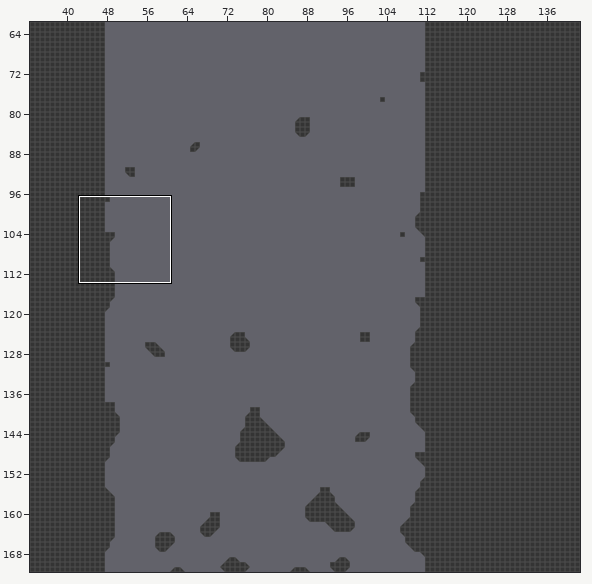
Tiled map, stored at Sky/skyTilemap.tmx. Above: a wide view before the commit, with the close-up outlined.
Close-up. Before the edit:
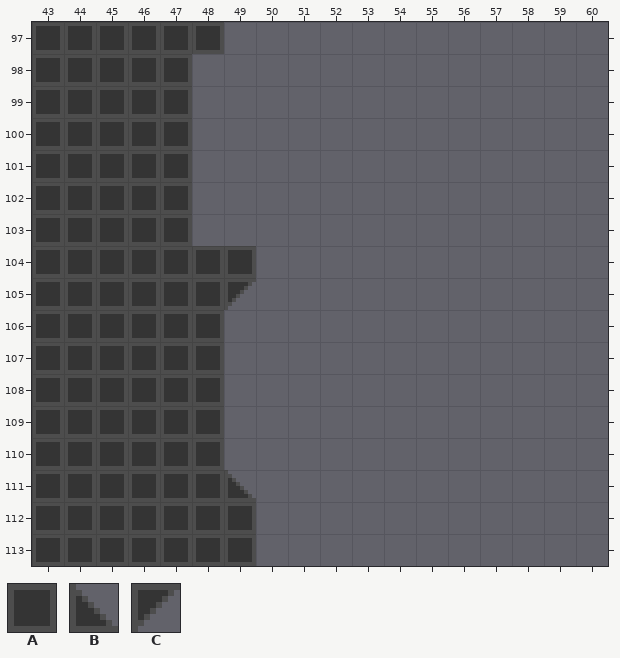
Cells are 8x8 px. Shown: x 43..60, y 97..113. The commit also changed other parts of the map, which this record leaves out.
Key: from "testTileset": A 0, B 3, C 5.
_ is an empty cell.
Layer "Tile Layer 1" before, first column x 43:
 97 AAAAAA____________
 98 AAAAA_____________
 99 AAAAA_____________
100 AAAAA_____________
101 AAAAA_____________
102 AAAAA_____________
103 AAAAA_____________
104 AAAAAAA___________
105 AAAAAAC___________
106 AAAAAA____________
107 AAAAAA____________
108 AAAAAA____________
109 AAAAAA____________
110 AAAAAA____________
111 AAAAAAB___________
112 AAAAAAA___________
113 AAAAAAA___________
New version:
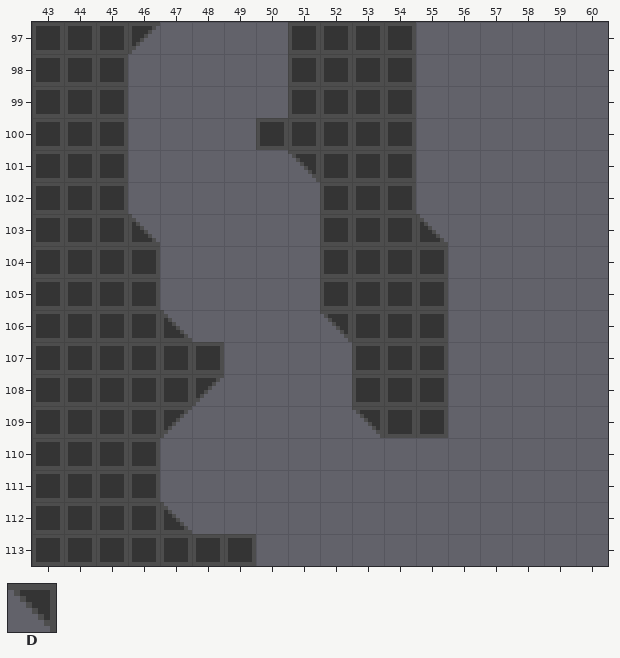
Further tiles: from "testTileset": D 4.
Edits made:
{"where": "layer \"Tile Layer 1\""}
{"y":97,"x":46,"old":"AAA","new":"C__"}
{"y":97,"x":51,"old":"____","new":"AAAA"}
{"y":98,"x":46,"old":"AA","new":"__"}
{"y":98,"x":51,"old":"____","new":"AAAA"}
{"y":99,"x":46,"old":"AA","new":"__"}
{"y":99,"x":51,"old":"____","new":"AAAA"}
{"y":100,"x":46,"old":"AA","new":"__"}
{"y":100,"x":50,"old":"_____","new":"AAAAA"}
{"y":101,"x":46,"old":"AA","new":"__"}
{"y":101,"x":51,"old":"____","new":"DAAA"}
{"y":102,"x":46,"old":"AA","new":"__"}
{"y":102,"x":52,"old":"___","new":"AAA"}
{"y":103,"x":46,"old":"AA","new":"B_"}
{"y":103,"x":52,"old":"____","new":"AAAB"}
{"y":104,"x":47,"old":"AAA","new":"___"}
{"y":104,"x":52,"old":"____","new":"AAAA"}
{"y":105,"x":47,"old":"AAC","new":"___"}
{"y":105,"x":52,"old":"____","new":"AAAA"}
{"y":106,"x":47,"old":"AA","new":"B_"}
{"y":106,"x":52,"old":"____","new":"DAAA"}
{"y":107,"x":53,"old":"___","new":"AAA"}
{"y":108,"x":48,"old":"A","new":"C"}
{"y":108,"x":53,"old":"___","new":"AAA"}
{"y":109,"x":47,"old":"AA","new":"C_"}
{"y":109,"x":53,"old":"___","new":"DAA"}
{"y":110,"x":47,"old":"AA","new":"__"}
{"y":111,"x":47,"old":"AAB","new":"___"}
{"y":112,"x":47,"old":"AAA","new":"B__"}
